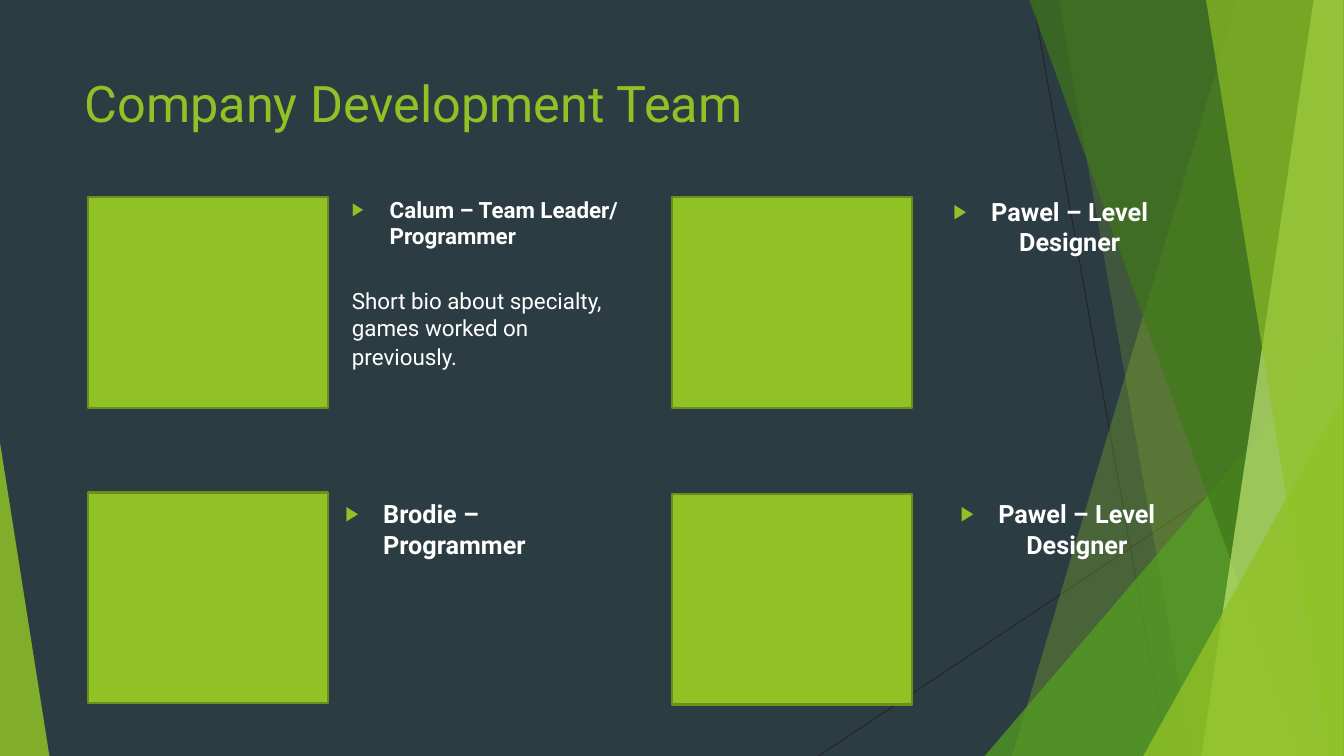
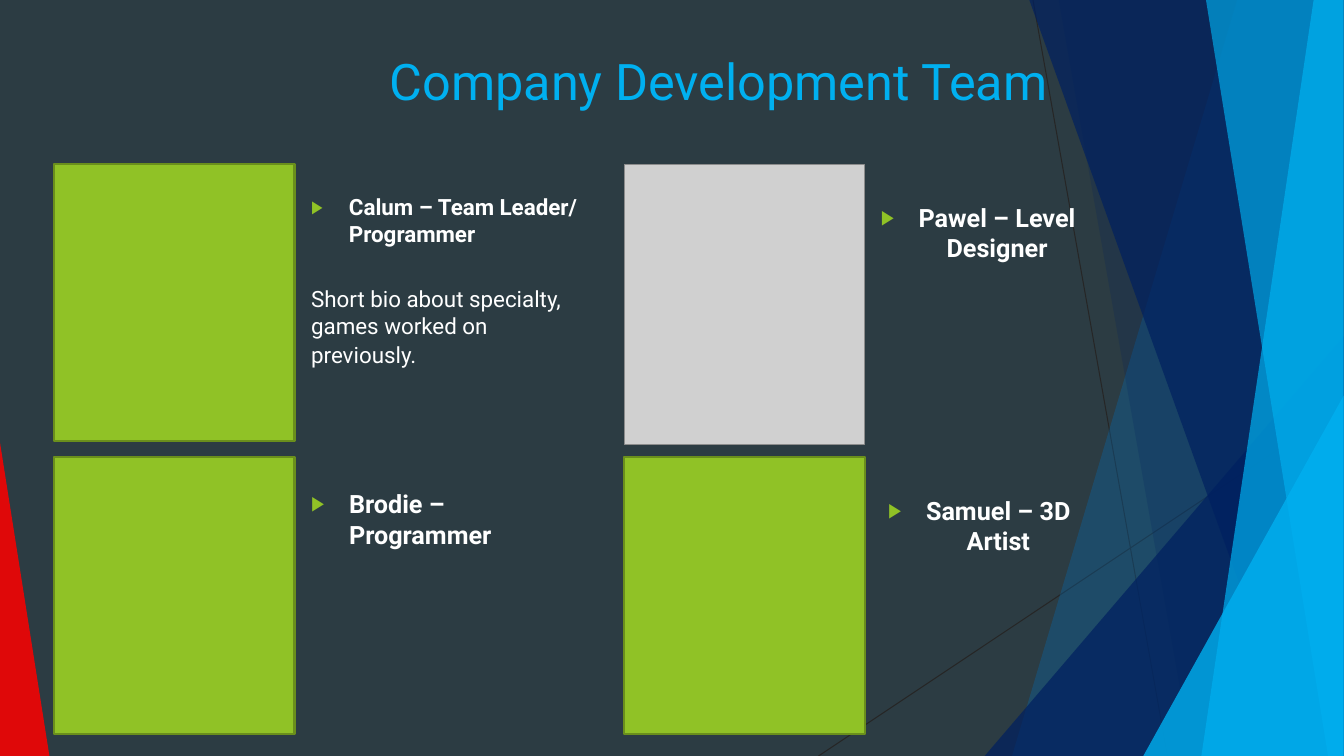
Before and after one commit to Pilokio/Tranzfuser, a slide deck: slide 3 of Virtual Pitch Presentation/Pitch.pptx. Drawn at 1344x756 pixels with LibreOffice and Linux fonts; fonts in the diff are those of the drawing; grey boxes stand for pictures. Boxes give left, top, right and bottom in pixels: in the first picture for what was removed or moved away, otherwise in the second. Text is boxed around its words. In the diff, an @@ line names an element or a change of style, - is before the commit and + after.

```diff
--- a/Virtual Pitch Presentation/Pitch.pptx
+++ b/Virtual Pitch Presentation/Pitch.pptx
@@ freeform shape at <box>1012,0,1344,756</box>: fill #90C226 at 30% opacity to #0070C0 at 30% opacity @@
@@ freeform shape at <box>1029,0,1344,756</box>: fill #3F7819 at 70% opacity to #002060 at 70% opacity @@
@@ freeform shape at <box>1059,0,1344,756</box>: fill #90C226 at 20% opacity to #002060 at 20% opacity @@
@@ freeform shape at <box>1202,0,1344,756</box>: fill #C0E474 at 70% opacity to #00B0F0 at 70% opacity @@
@@ freeform shape at <box>1206,0,1344,756</box>: fill #90C226 at 65% opacity to #00B0F0 at 65% opacity @@
@@ title "Company Development Team": place and size @@
-title "Company Development Team" at <box>85,84,742,133</box>
+title "Company Development Team" at <box>390,62,1047,111</box>
@@ title "Company Development Team" at <box>390,62,1047,111</box>: text colour #90C226 to #00B0F0 @@
@@ rectangle: place and size @@
-rectangle at <box>88,198,329,408</box>
+rectangle at <box>54,163,295,441</box>
@@ picture added at <box>624,165,864,445</box> @@
@@ text "Calum – Team Leader/ Programmer": place and size @@
-text "Calum – Team Leader/ Programmer" at <box>352,201,617,370</box>
+text "Calum – Team Leader/ Programmer" at <box>311,198,577,368</box>
@@ rectangle removed at <box>673,198,913,408</box> @@
@@ text "Pawel – Level Designer" rewrapped from <box>991,198,1148,257</box> to <box>919,208,1075,263</box> @@
@@ triangle at <box>985,336,1344,756</box>: fill #54A021 at 72% opacity to #002060 at 72% opacity @@
@@ triangle at <box>1143,396,1344,756</box>: fill #90C226 at 80% opacity to #00B0F0 at 80% opacity @@
@@ triangle at <box>0,443,49,756</box>: fill #90C226 at 85% opacity to #FF0000 at 85% opacity @@
@@ rectangle: place and size @@
-rectangle at <box>88,493,329,704</box>
+rectangle at <box>54,457,295,734</box>
@@ rectangle: place and size @@
-rectangle at <box>673,494,913,705</box>
+rectangle at <box>624,457,865,734</box>
@@ text "Brodie – Programmer": place and size @@
-text "Brodie – Programmer" at <box>383,504,525,560</box>
+text "Brodie – Programmer" at <box>349,494,491,550</box>
@@ text at <box>926,501,1071,551</box>: text changed @@
-▶ Pawel – Level Designer
+▶ Samuel – 3D Artist
```
Also in this commit, not shown: 13 other slides changed, 1 slide removed.
